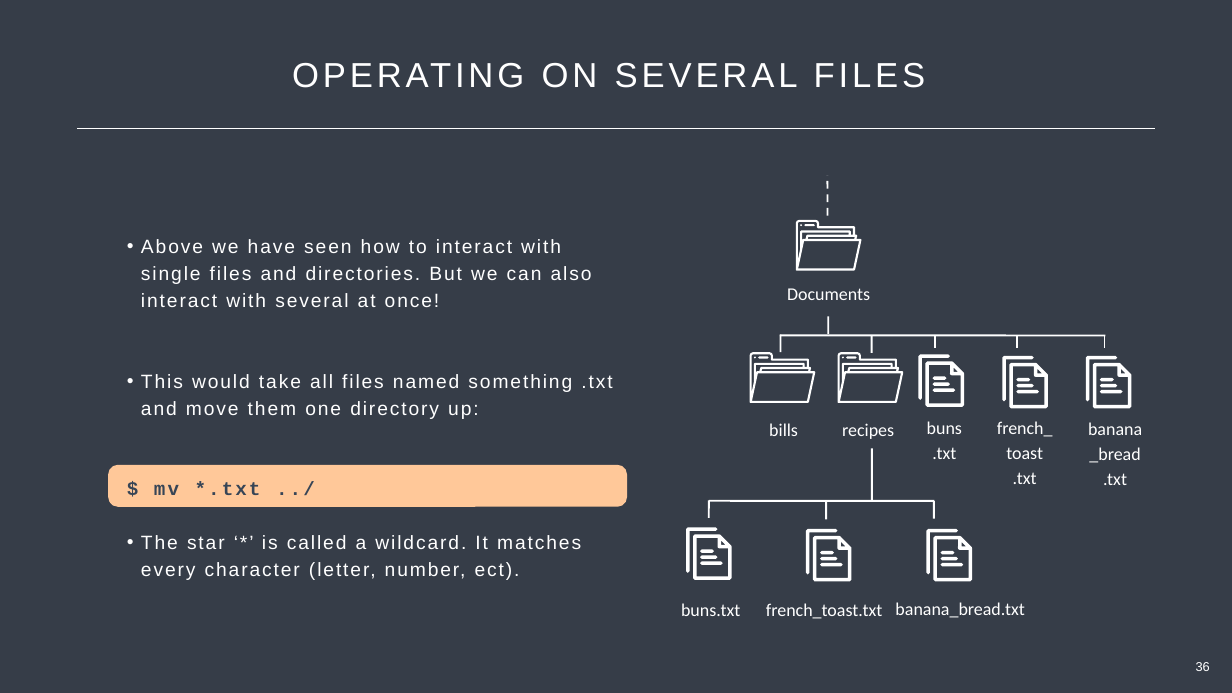
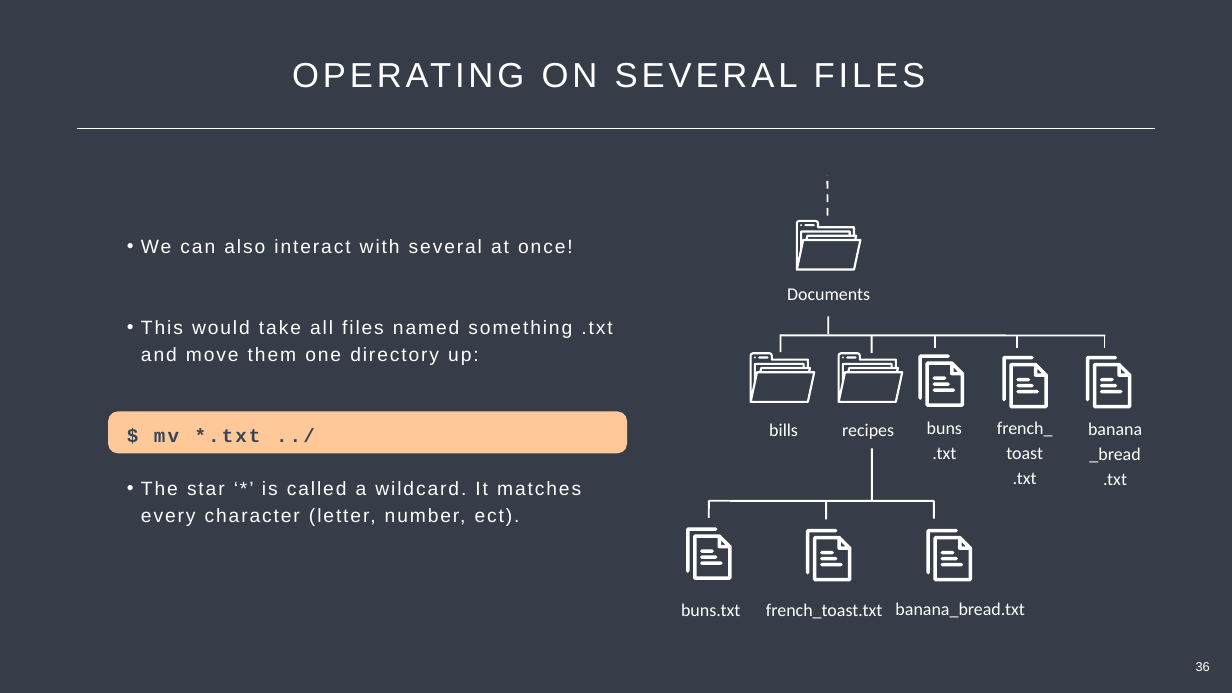
Before and after one commit to Center-for-Health-Data-Science/Just-Bash-It, a slide deck: slide 36 of Teachers/Just_Bash_It_Slideshow.pptx. Drawn at 1232x693 pixels with LibreOffice and Linux fonts; fonts in the diff are those of the drawing. Boxes give left, top, right and bottom in pixels: in the first picture for what was removed or moved away, otherwise in the second. Text is boxed around its words. In the diff, an @@ line names an element or a change of style, - is before the commit and + after.

```diff
--- a/Teachers/Just_Bash_It_Slideshow.pptx
+++ b/Teachers/Just_Bash_It_Slideshow.pptx
@@ text at box(141, 239, 573, 253): text changed @@
-• Above we have seen how to interact with single files and directories. But we can also interact with several at once!
+• We can also interact with several at once!
@@ rounded rectangle: place and size @@
-rounded rectangle at box(108, 465, 627, 507)
+rounded rectangle at box(108, 411, 627, 454)
```
Also in this commit, not shown: 26 other slides changed.
